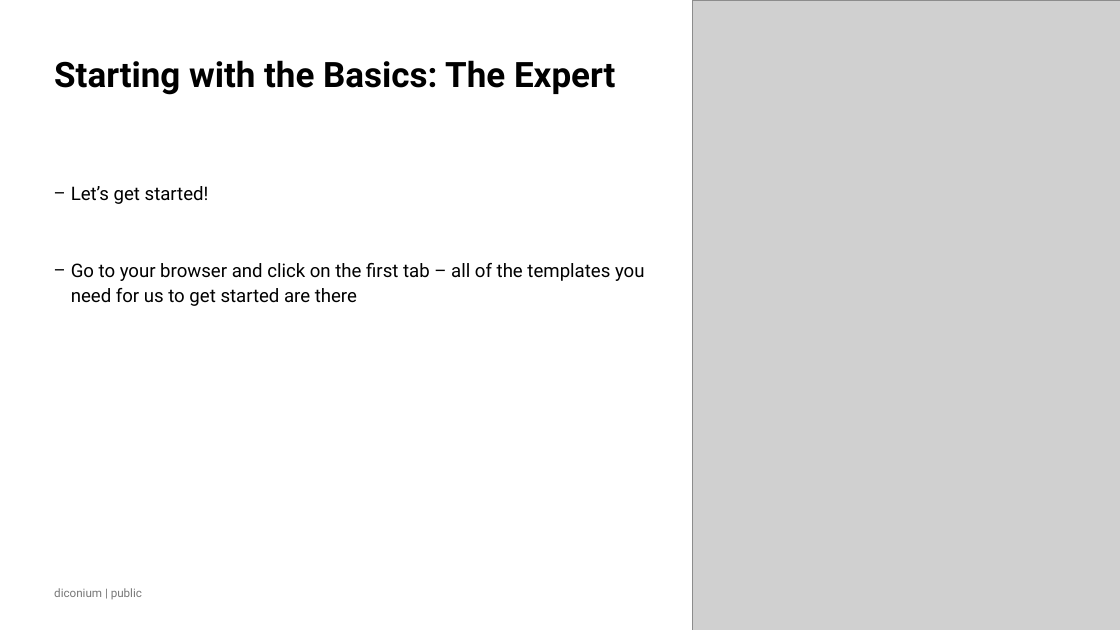
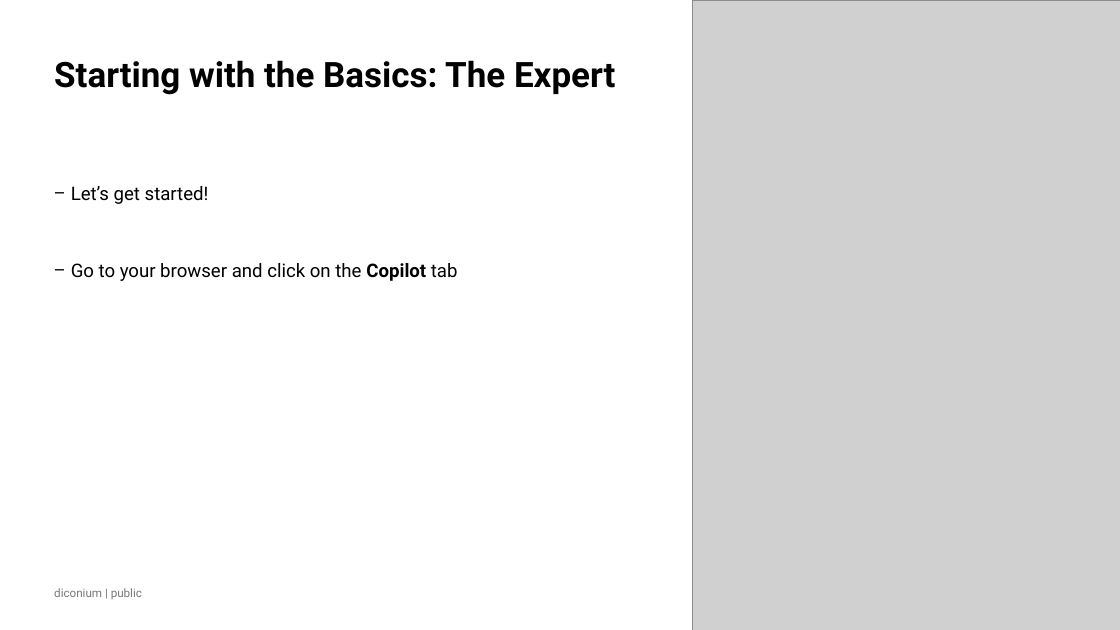
Before and after one commit to NeilSinclair/prompt_workshop, a slide deck: slide 14 of slides/AI Teach In STIHL v1.2.pptx (slide 12 before the commit). Drawn at 1120x630 pixels with LibreOffice and Linux fonts; fonts in the diff are those of the drawing; grey boxes stand for pictures; background and template pictures are left out. Boxes give left, top, right and bottom in pixels: in the first picture for what was removed or moved away, otherwise in the second. Text is boxed around its words. In the diff, an @@ line names an element or a change of style, - is before the commit and + after.

```diff
--- a/slides/AI Teach In STIHL v1.2.pptx
+++ b/slides/AI Teach In STIHL v1.2.pptx
@@ text at <box>71,263,458,281</box>: text changed @@
-− Go to your browser and click on the first tab – all of the templates you need for us to get started are there
+− Go to your browser and click on the Copilot tab
```
Also in this commit, not shown: 4 other slides changed, 2 slides added, 4 other files.
